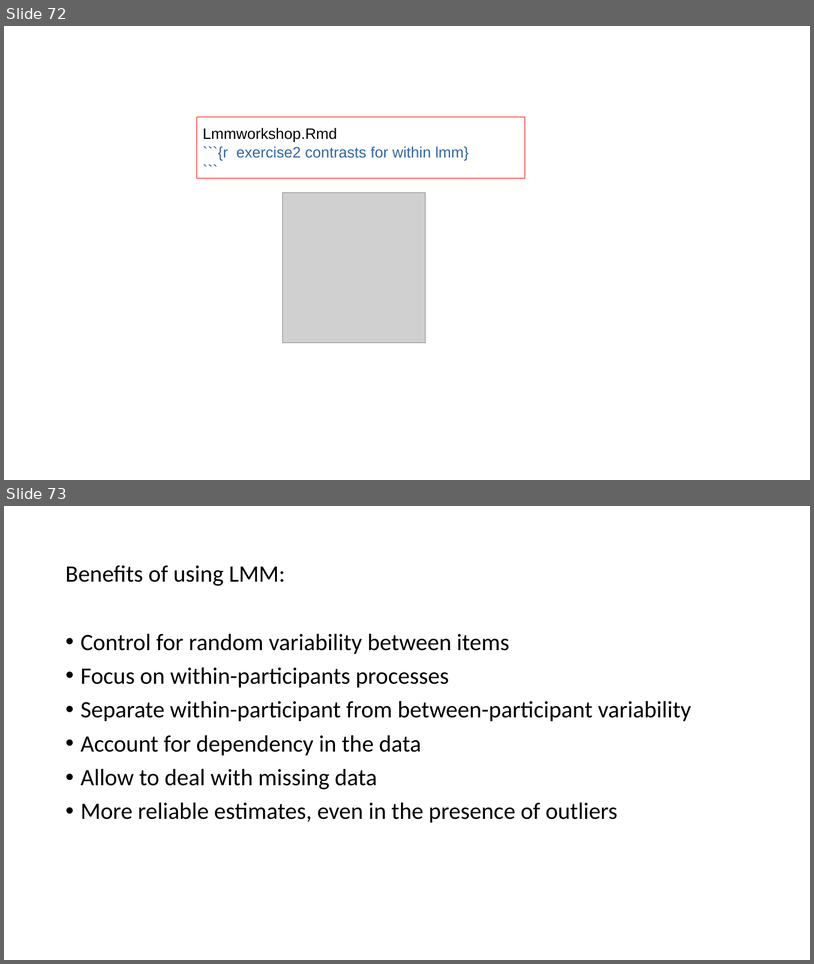
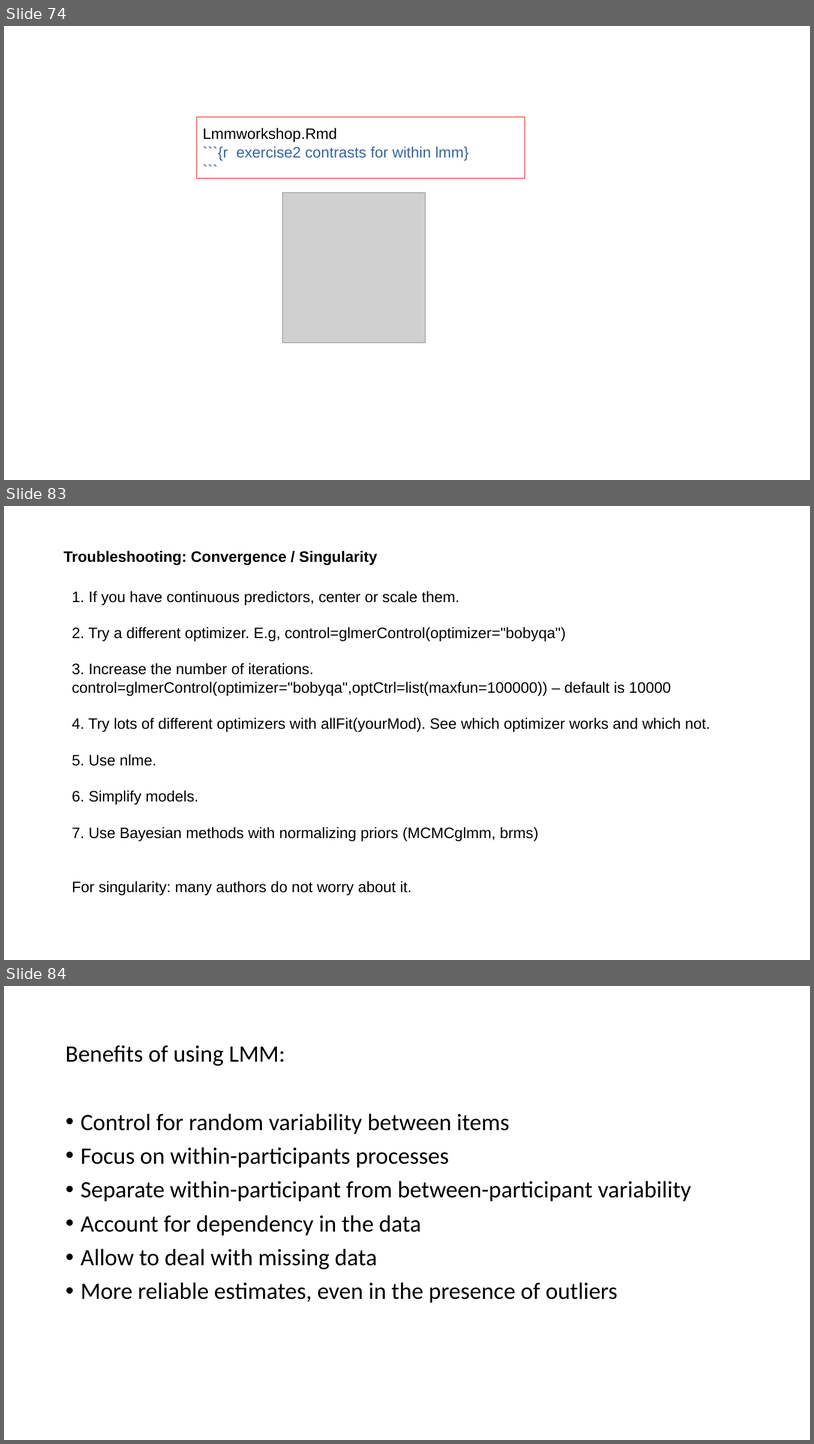
Before and after one commit to FPupillo/LMM_workshop, a slide deck: PPT_LMM.odp. Shown one above the other, each under a label of ours: slides 72 and 73 before the commit, slides 74, 83 and 84 after it; the slides between them are not shown. The pictures are 814x964 and 814x1444 pixels, drawn with LibreOffice and Linux fonts; fonts in the diff are those of the drawing; grey boxes stand for pictures. Boxes give left, top, right and bottom in pixels: in the first picture for what was removed or moved away, otherwise in the second. Text is boxed around its words. In the diff, an @@ line names an element or a change of style, - is before the commit and + after.

```diff
--- a/PPT_LMM.odp
+++ b/PPT_LMM.odp
@@ slide 83 added at (4, 506, 810, 960), background #FFFFFF @@
@@ text added at (63, 550, 377, 565), 18 pt, text #000000, bold @@
+Troubleshooting: Convergence / Singularity
@@ text added at (72, 591, 711, 895), 18 pt, text #000000 @@
+1. If you have continuous predictors, center or scale them.
+2. Try a different optimizer. E.g, control=glmerControl(optimizer="bobyqa")
+3. Increase the number of iterations. control=glmerControl(optimizer="bobyqa",optCtrl=list(maxfun=100000)) – default is 10000
+4. Try lots of different optimizers with allFit(yourMod). See which optimizer works and which not.
+5. Use nlme.
+6. Simplify models.
+7. Use Bayesian methods with normalizing priors (MCMCglmm, brms)
+For singularity: many authors do not worry about it.
@@ what was slide 72 is now slide 74 @@
@@ what was slide 73 is now slide 84 @@
```
Also in this commit, not shown: 9 slides changed, 12 other slides added, 1 slide removed, 17 other files.
